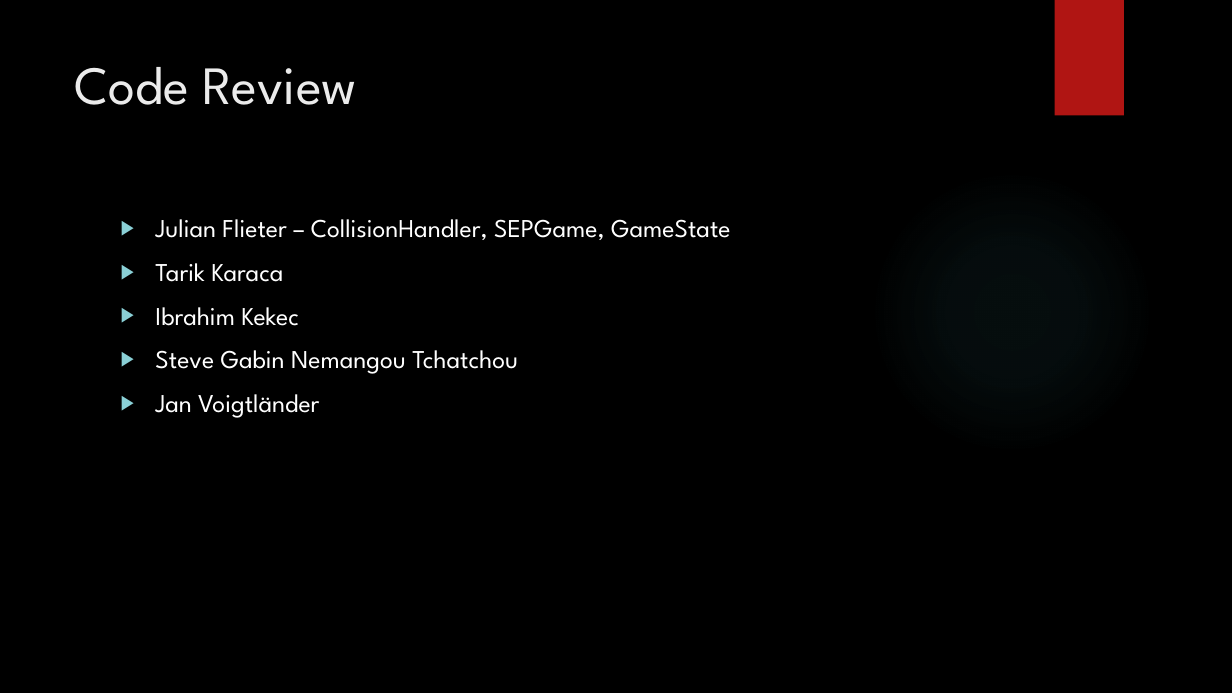
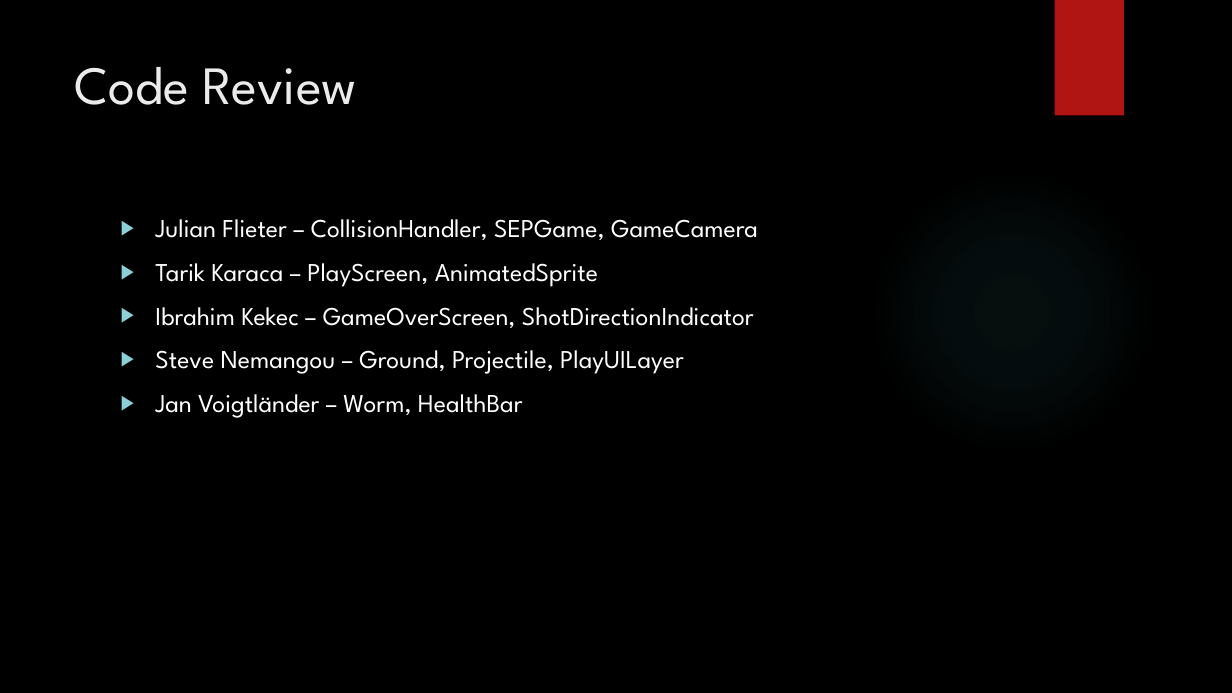
Before and after one commit to tarik2281/Swat_Engagement_Pheretima, a slide deck: slide 12 of Dokumentation/SEP Gruppe L - Swat Engagement Pheretima.pptx (slide 10 before the commit). Drawn at 1232x693 pixels with LibreOffice and Linux fonts; fonts in the diff are those of the drawing; background and template pictures are left out. Boxes give left, top, right and bottom in pixels: in the first picture for what was removed or moved away, otherwise in the second. Text is boxed around its words. In the diff, an @@ line names an element or a change of style, - is before the commit and + after.

```diff
--- a/Dokumentation/SEP Gruppe L - Swat Engagement Pheretima.pptx
+++ b/Dokumentation/SEP Gruppe L - Swat Engagement Pheretima.pptx
@@ text at bbox=[155, 219, 758, 418]: text changed @@
-▶ Julian Flieter – CollisionHandler, SEPGame, GameState
-▶ Tarik Karaca
-▶ Ibrahim Kekec
-▶ Steve Gabin Nemangou Tchatchou
-▶ Jan Voigtländer
+▶ Julian Flieter – CollisionHandler, SEPGame, GameCamera
+▶ Tarik Karaca – PlayScreen, AnimatedSprite
+▶ Ibrahim Kekec – GameOverScreen, ShotDirectionIndicator
+▶ Steve Nemangou – Ground, Projectile, PlayUILayer
+▶ Jan Voigtländer – Worm, HealthBar
```
Also in this commit, not shown: 5 other slides changed, 4 slides added, 2 slides removed, 3 other files.
